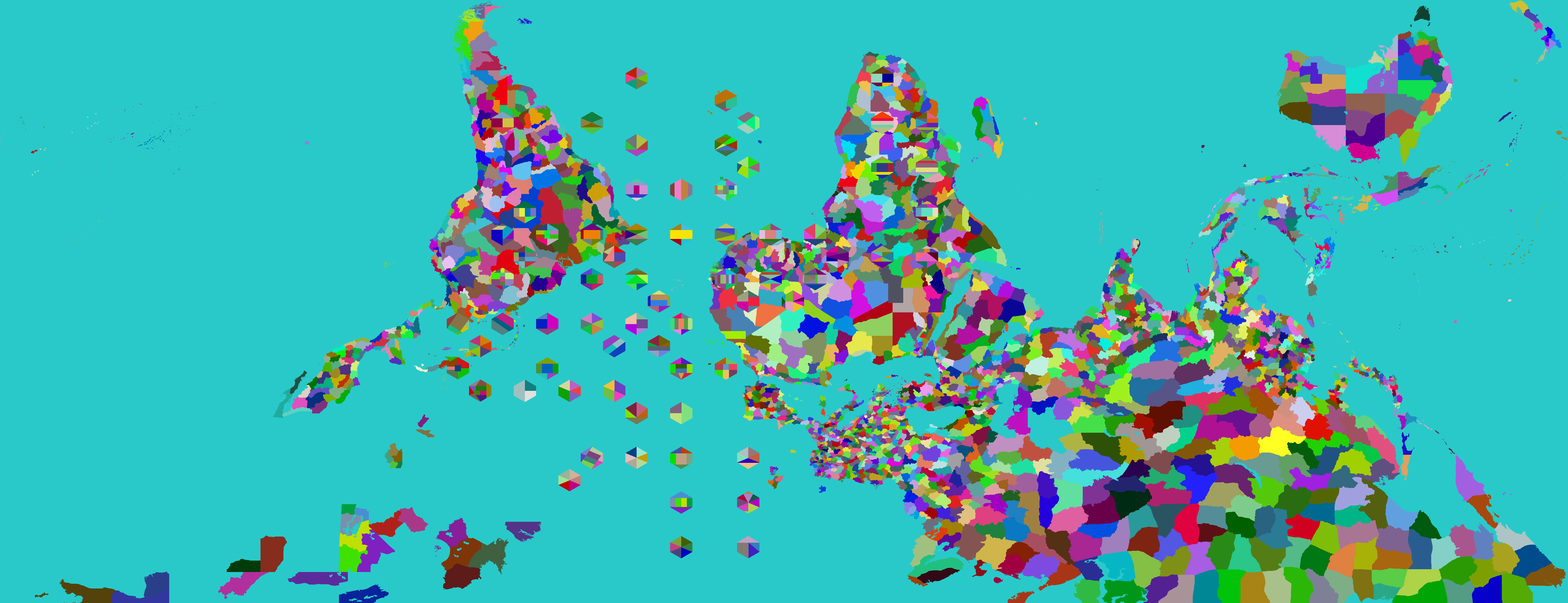
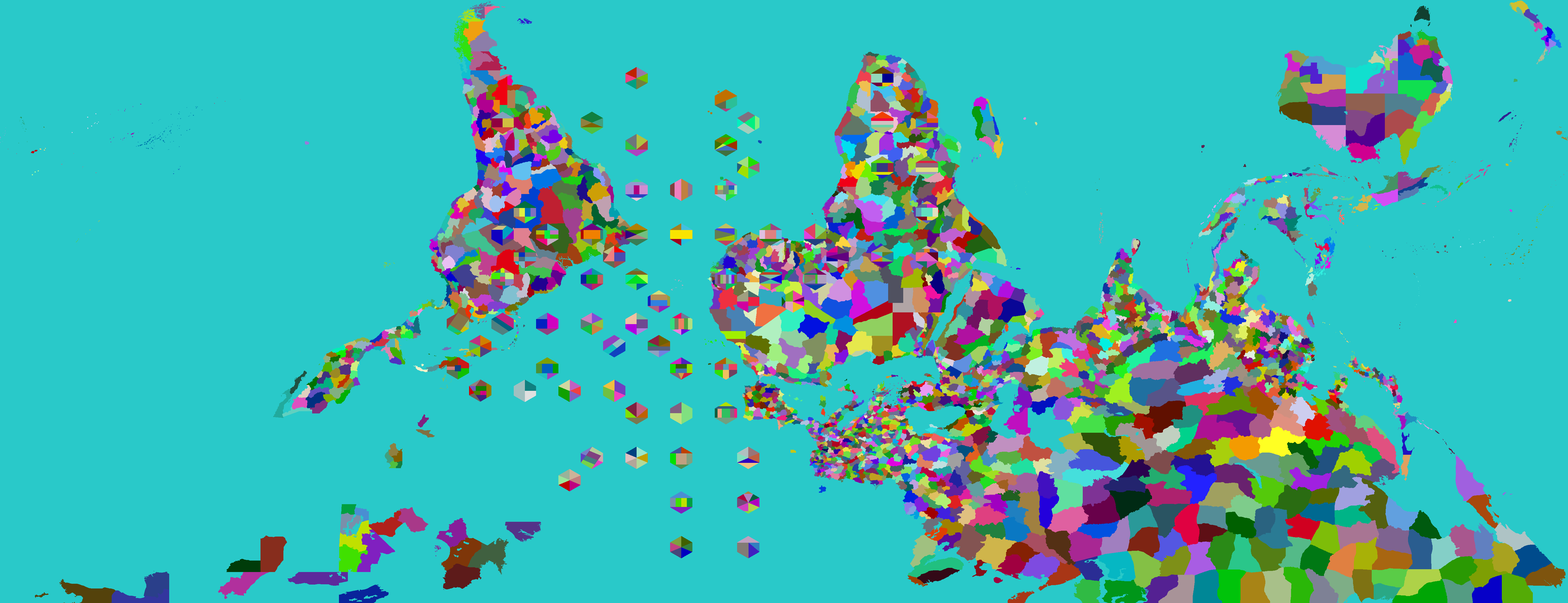
Layer changes from the first 1568x603 image to the second:
painted on "Provinces" over (714, 402, 784, 490)
